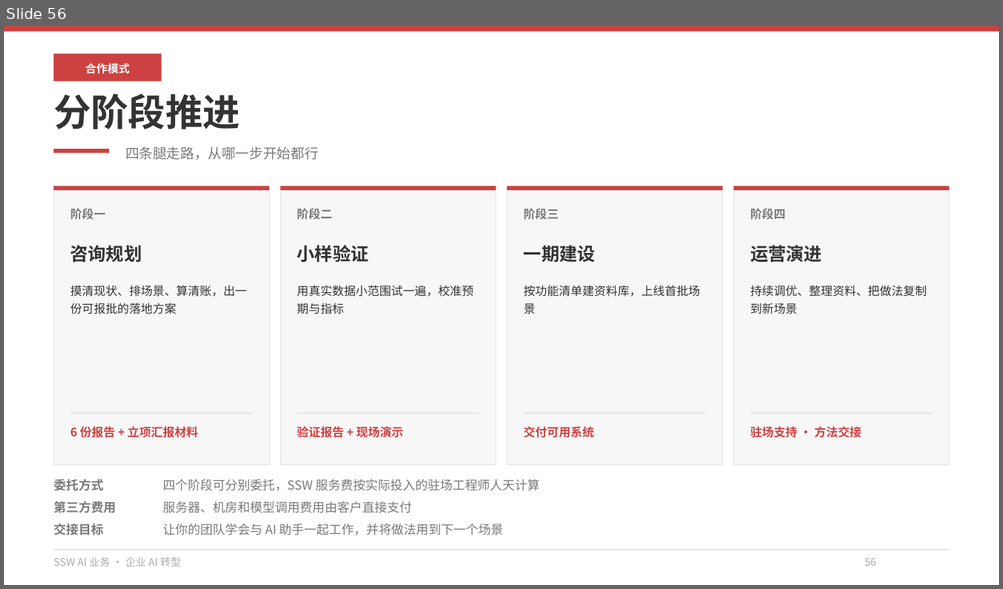
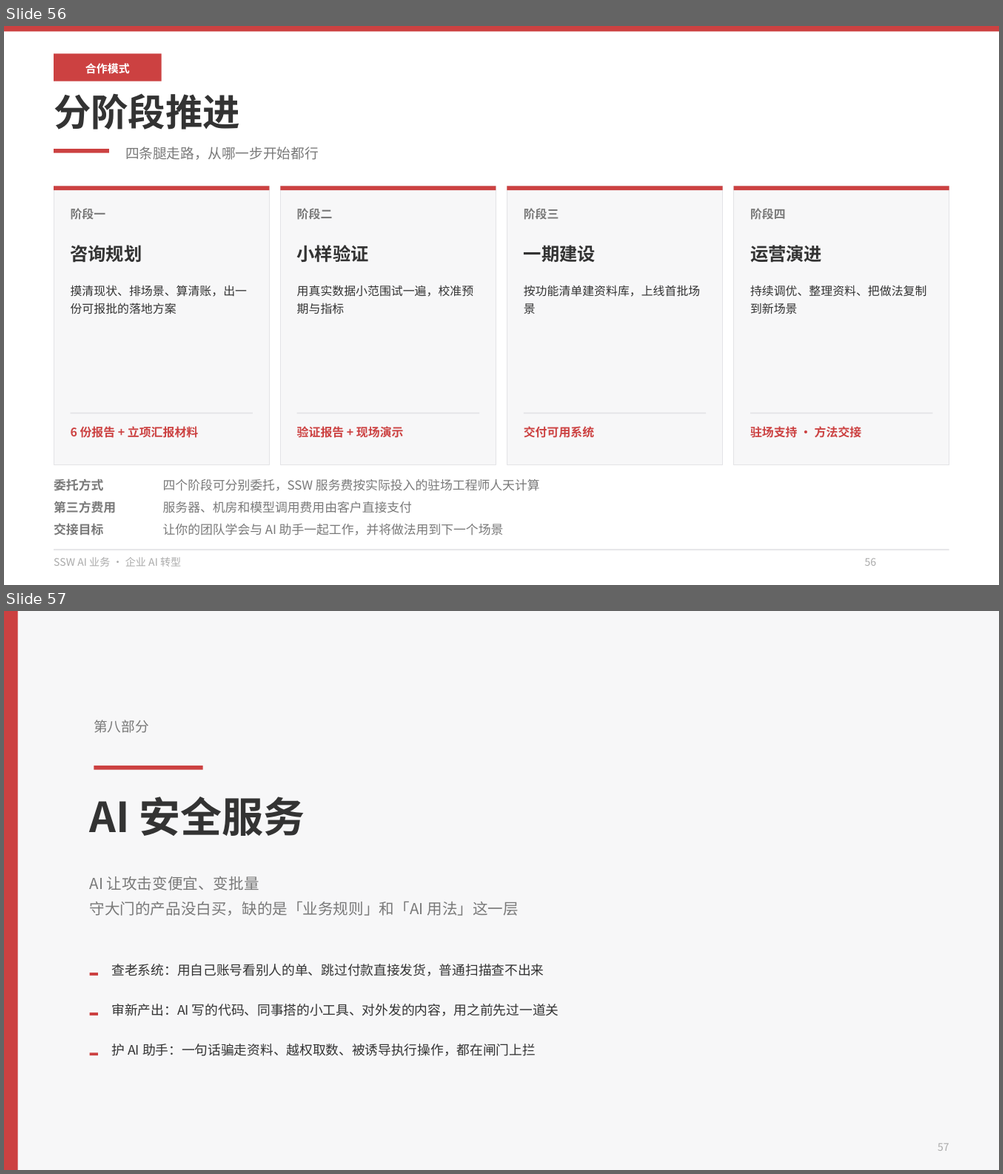
Before and after one commit to hveraus/ssw-business, a slide deck: SSW AI 业务_v2/SSW AI 业务_v3.pptx. Shown one above the other, each under a label of ours: slide 56 before the commit, slides 56 and 57 after it. The pictures are 1003x589 and 1003x1174 pixels, drawn with LibreOffice and Linux fonts; fonts in the diff are those of the drawing. Boxes give left, top, right and bottom in pixels: in the first picture for what was removed or moved away, otherwise in the second. Text is boxed around its words. In the diff, an @@ line names an element or a change of style, - is before the commit and + after.

Commit message:
新增第八部分 AI 安全服务（11 页），全篇 60→71 页
- 取材信息安全部门《AI时代应用安全方案》20 页，压缩为 11 页：威胁数据 / 三个风险口 / 现有产品盲区 / 三项服务总览
- 三项服务各一页，统一写「解决的问题 + 怎么做 + 预计成果 + 周期」：业务漏洞体检、AI 产出审核、AI 助手安全护栏
- 服务二按 Ken 要求改写：不限研发，覆盖同事自搭小工具、AI 写的外包代码、AI 产出的对外内容
- 系统安全架构从附录提到正文单独一页（四层 + 三条边界）
- 删「三件真事」；不写按年收费与报价占位，一律驻场人天；具名第三方全部匿名化
- 技术词白话化：接口→系统、越权→越界、复现→重现、组件→零件
- 页码重排：数据安全 P68、结束页 P69、附录 P70–P71；封面目录与导航九宫格改 3×3；AGENTS.md 同步

```diff
--- a/SSW AI 业务_v2/SSW AI 业务_v3.pptx
+++ b/SSW AI 业务_v2/SSW AI 业务_v3.pptx
@@ slide 57 added at (x1=4, y1=611, x2=999, y2=1170), background #FFFFFF @@
@@ rectangle added at (x1=4, y1=611, x2=999, y2=1170), fill #F7F7F8, outline #F7F7F8 0.75 pt @@
@@ rectangle added at (x1=4, y1=611, x2=18, y2=1170), fill #CC4141 @@
@@ text added at (x1=94, y1=720, x2=148, y2=733), 10 pt, text #797979 @@
+第八部分
@@ rectangle added at (x1=94, y1=766, x2=203, y2=770), fill #CC4141 @@
@@ text added at (x1=90, y1=797, x2=305, y2=836), 30 pt, text #333333, bold @@
+AI 安全服务
@@ text added at (x1=90, y1=877, x2=518, y2=916), 11 pt, text #797979 @@
+AI 让攻击变便宜、变批量
+守大门的产品没白买，缺的是「业务规则」和「AI 用法」这一层
@@ text added at (x1=112, y1=964, x2=544, y2=977), 9.5 pt, text #333333 @@
+查老系统：用自己账号看别人的单、跳过付款直接发货，普通扫描查不出来
@@ rectangle added at (x1=90, y1=973, x2=97, y2=976), fill #CC4141 @@
@@ text added at (x1=112, y1=1004, x2=558, y2=1017), 9.5 pt, text #333333 @@
+审新产出：AI 写的代码、同事搭的小工具、对外发的内容，用之前先过一道关
@@ rectangle added at (x1=90, y1=1013, x2=97, y2=1016), fill #CC4141 @@
@@ rectangle added at (x1=90, y1=1053, x2=97, y2=1056), fill #CC4141 @@
@@ text added at (x1=112, y1=1044, x2=535, y2=1056), 9.5 pt, text #333333 @@
+护 AI 助手：一句话骗走资料、越权取数、被诱导执行操作，都在闸门上拦
@@ text added at (x1=937, y1=1144, x2=949, y2=1151), 7.5 pt, text #AAAAAA @@
+57
```
Also in this commit, not shown: 4 slides changed, 10 other slides added, 2 other files.
